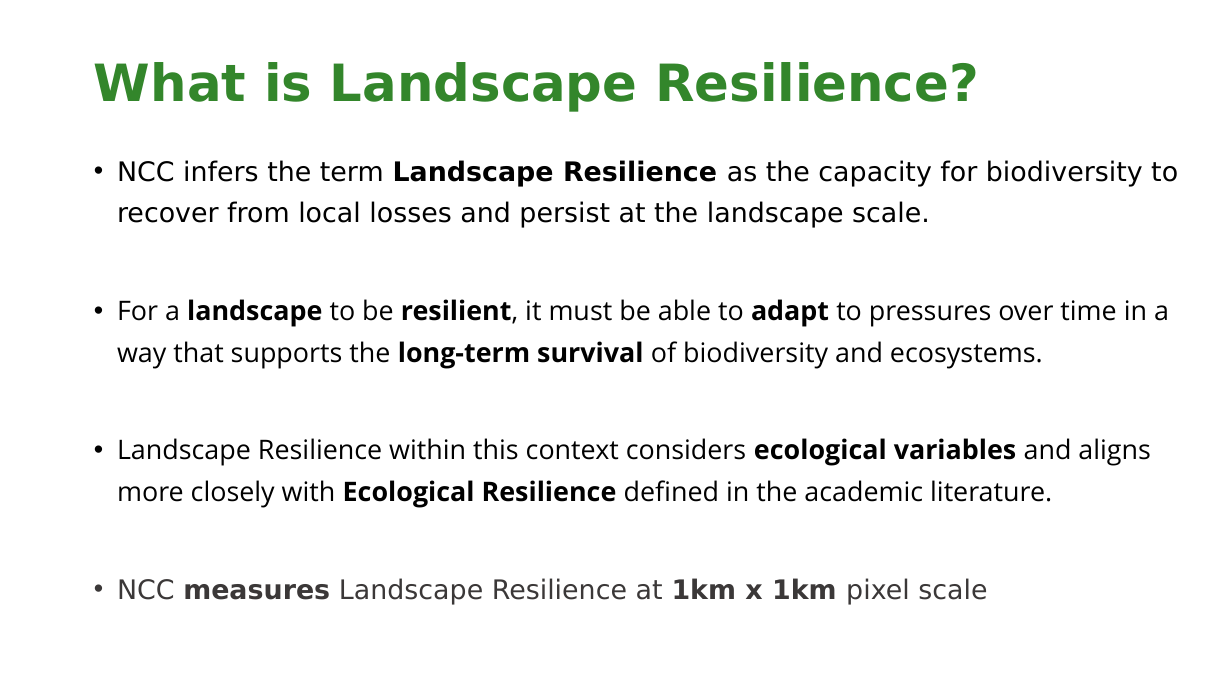
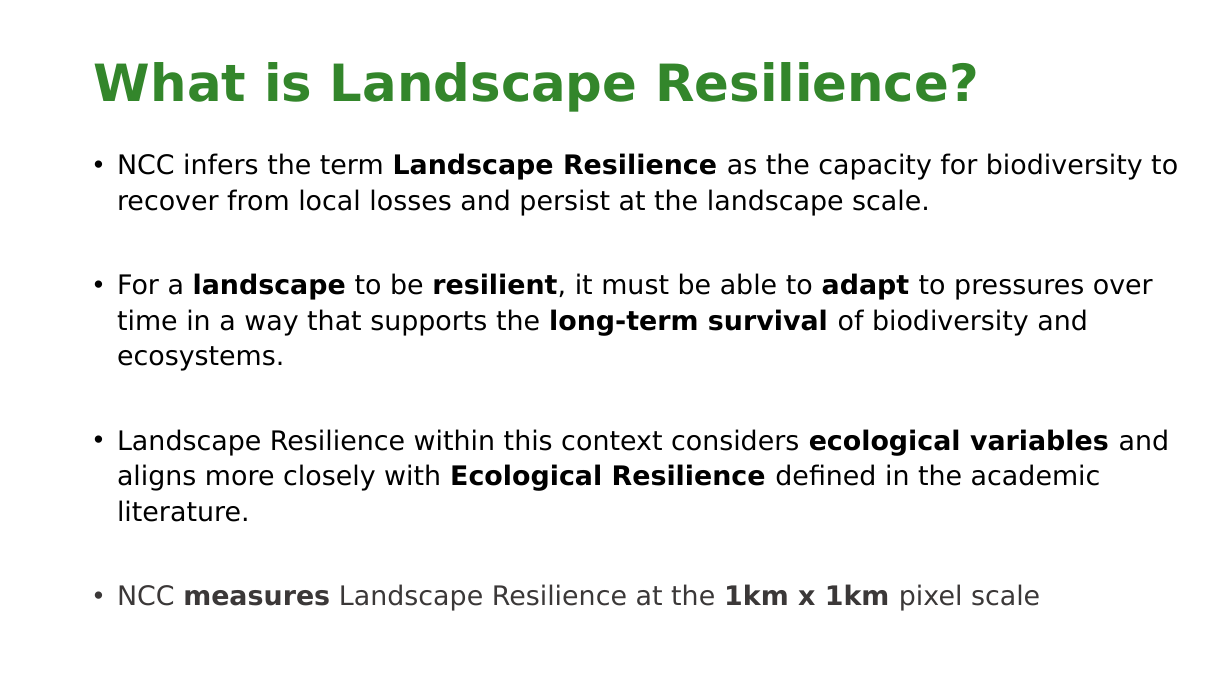
Before and after one commit to NCC-CNC/RI-proto, a slide deck: slide 2 of www/LANDSCAPE_RESILIENCE.pptx. Drawn at 1232x693 pixels with LibreOffice and Linux fonts; fonts in the diff are those of the drawing; background and template pictures are left out. Boxes give left, top, right and bottom in pixels: in the first picture for what was removed or moved away, otherwise in the second. Text is boxed around its words. In the diff, an @@ line names an element or a change of style, - is before the commit and + after.

```diff
--- a/www/LANDSCAPE_RESILIENCE.pptx
+++ b/www/LANDSCAPE_RESILIENCE.pptx
@@ text at box(117, 153, 1178, 522): font Open Sans to DejaVu Sans in "For a landscape to be resilient, it ...", "Landscape Resilience within this context considers ecologica ..."; line spacing 1.3 to 1.1 @@
@@ text at box(117, 584, 1040, 611): text changed @@
-• NCC measures Landscape Resilience at 1km x 1km pixel scale
+• NCC measures Landscape Resilience at the 1km x 1km pixel scale
```
Also in this commit, not shown: 9 other slides changed, 1 other file.
